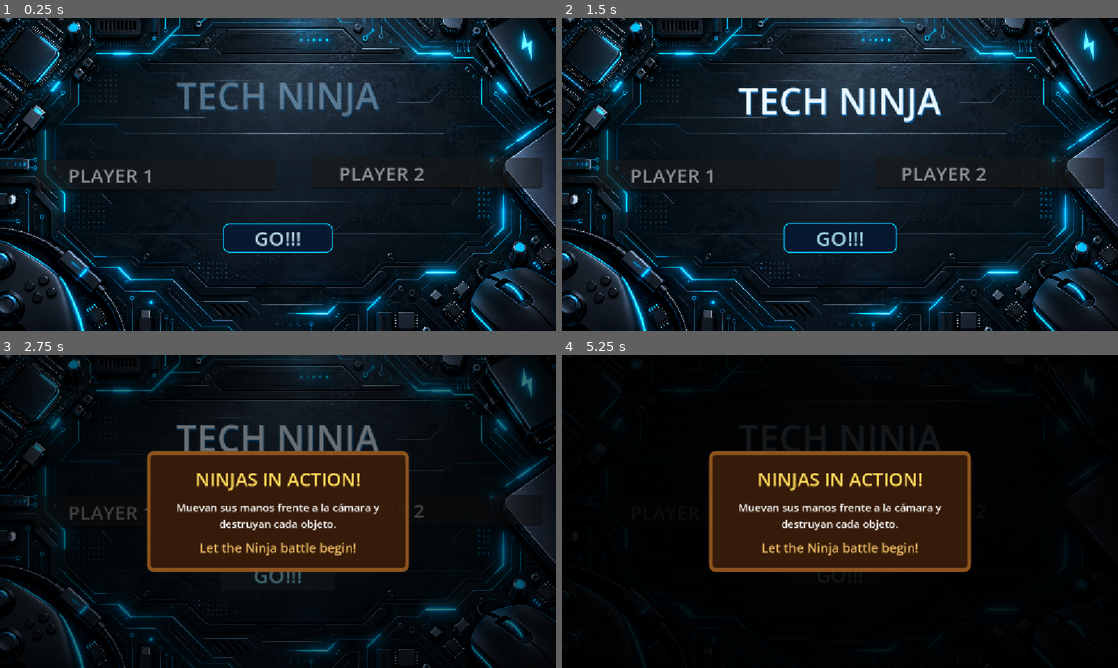
Above: before the commit, frames 1-4 (two rows, left to right).
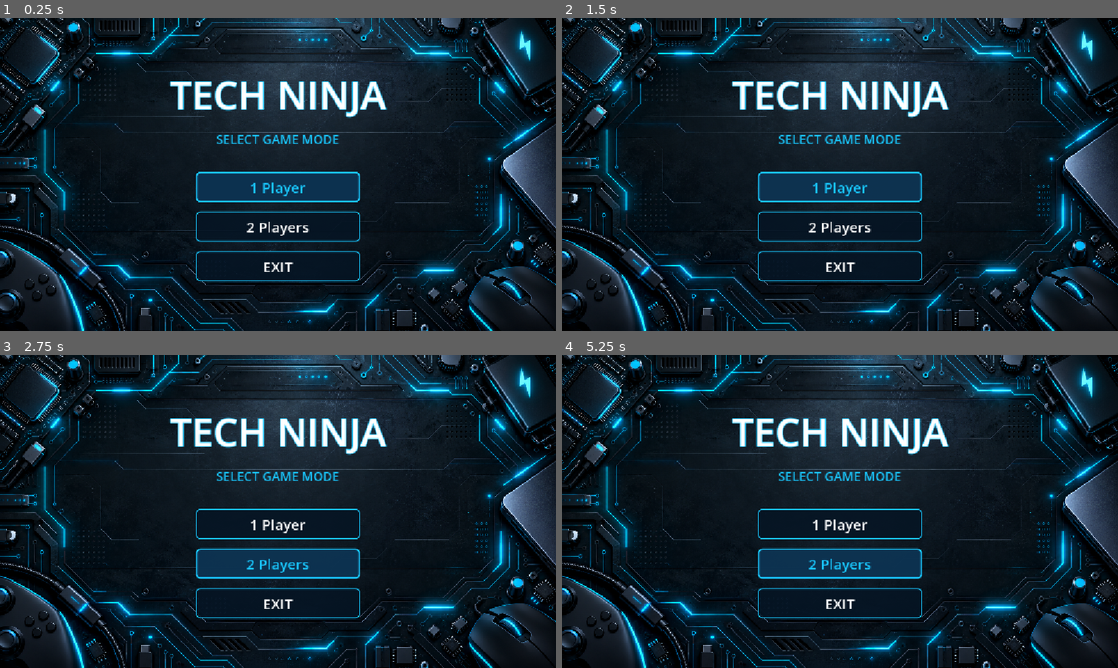
Above: after the commit, the same moments.

Repository: Edmir06/proyecto_final_ninja
Game: Godot game, scene res://seleccion.tscn
The game is run twice, just before and just after one commit, with the same random seed, the same clock (stepped at 60 frames per second) and the same inputs. Before the commit the project starts from res://scenes/menu.tscn.
Inputs (mouse positions are in pixels of both pictures, inside the frame that each line leads up to):
- Up to frame 1 (0.25 s): no input
- Up to frame 2 (1.5 s): click (840, 187) at 0.5 s, where only the run after the commit has a clickable "1 Player"; click (840, 187) at 1.25 s, where only the run after the commit has a clickable "1 Player"
- Up to frame 3 (2.75 s): click (278, 574) at 2 s, where only the run before the commit has a clickable "GO!!!"
- Up to frame 4 (5.25 s): click (840, 574) at 2.75 s, where only the run before the commit has a clickable "GO!!!"; click (840, 564) at 3.5 s, where only the run after the commit has a clickable "2 Players"; click (840, 564) at 4.25 s, where only the run after the commit has a clickable "2 Players"; click (840, 574) at 5 s, where only the run before the commit has a clickable "GO!!!"

The runs differ from the first frame. In frame 1, 20% of the frame differs, in the area x 0-100%, y 0-100%; in frame 2, 20%; in frame 3, 46%; in frame 4, 70%.
Error after the commit: Invalid assignment of property or key 'modo' with value of type 'String' on a base object of type 'Node (Global.gd)'. (res://seleccion.gd:83)

Commit message:
PROYECTO ACTUALIZADO
IMPLEMENTACION DE:
-RANKING PLAYERS
-NIVELES AL PLAYER 1
-OPTIMIZACION DE SEGUNDOS POR NIVEL

Diff:
--- a/project.godot
+++ b/project.godot
@@ -11,17 +11,18 @@
 [application]
 
 config/name="frutininja"
-run/main_scene="uid://b40vxwxggnxb1"
+run/main_scene="uid://b241acaw3i5yx"
 config/features=PackedStringArray("4.7", "GL Compatibility")
-config/icon="res://icon.svg"
 
 [autoload]
 
 Global="*uid://bd43bhohtst2c"
 RedWebcam="*uid://c3x2d0g0s0r5s"
+Pausa="*uid://byfqtt7nw055b"
 
 [display]
 
+window/size/mode=3
 window/stretch/mode="canvas_items"
 window/stretch/aspect="expand"
 
Not shown, added: LEEME_CAMARA.txt
Not shown, added: LEEME_MULTIJUGADOR.txt
Not shown, added: LEEME_PANTALLA_Y_MODOS.txt
Not shown, added: requirements_webcam.txt
Not shown, added: INICIAR_CAMARA.bat
Not shown, added: INSTALAR_WEBCAM.bat
Not shown, changed: tech_ninja_webcam.py
